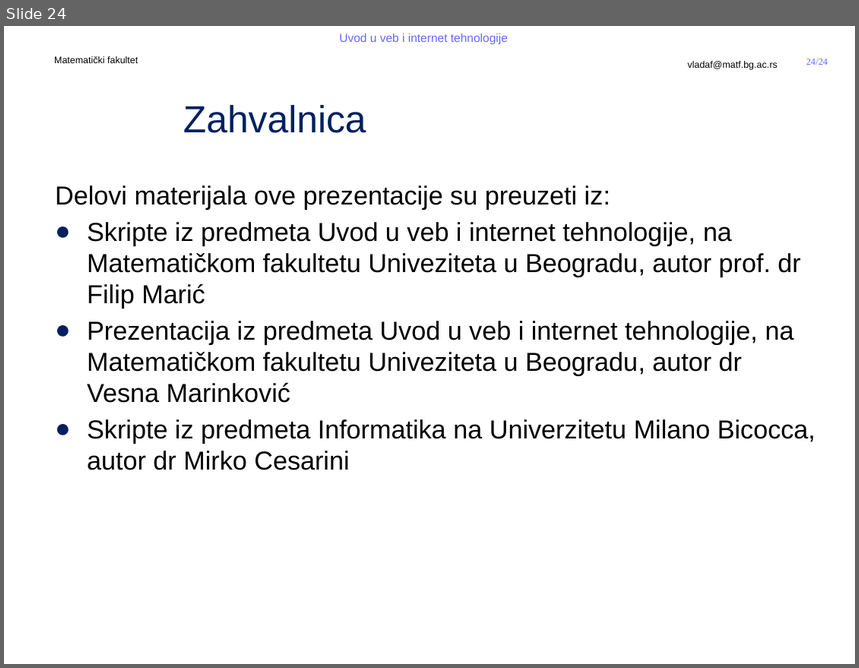
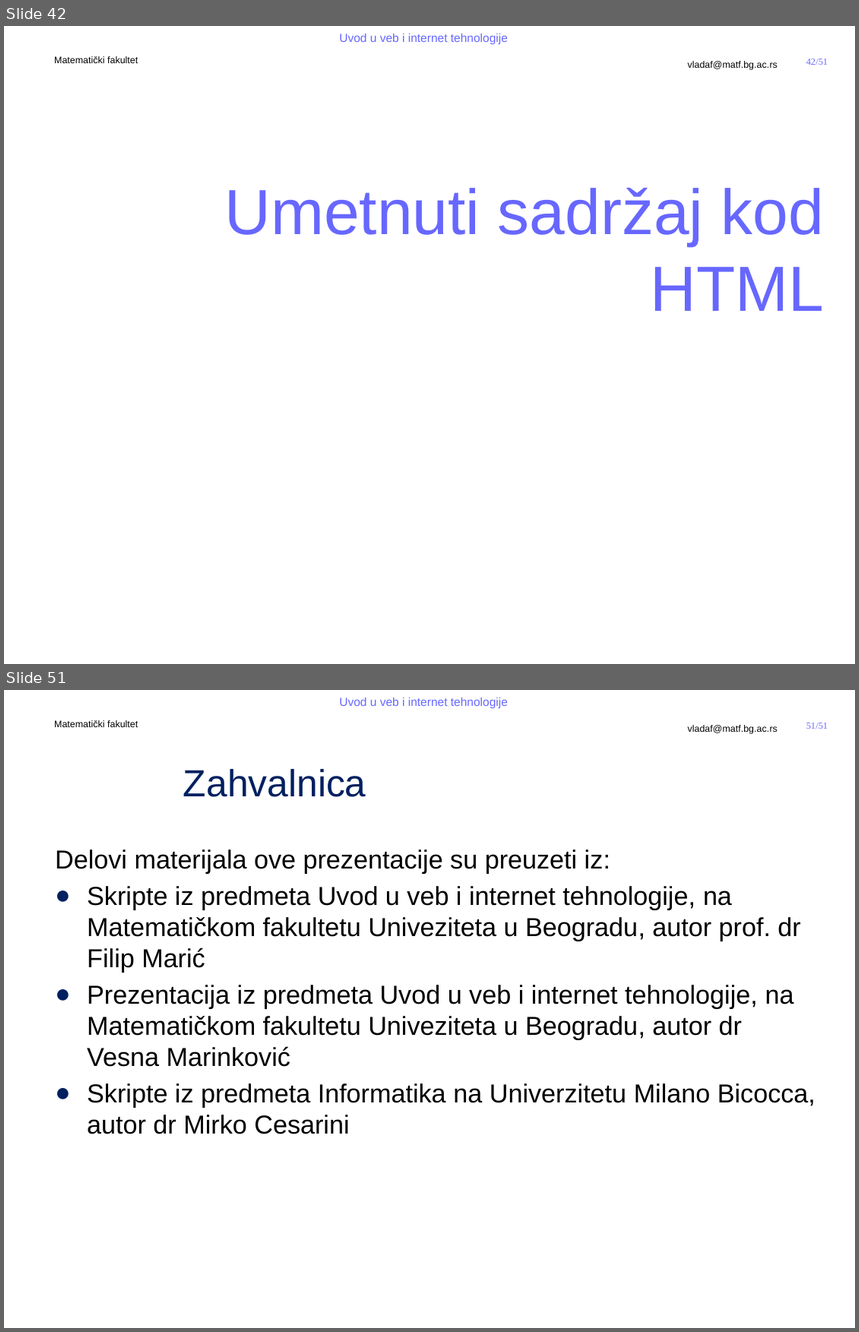
Before and after one commit to MatfUVIT/info, a slide deck: predavanja/prezentacije/UVIT03-01-HTML 5.pptx. Shown one above the other, each under a label of ours: slide 24 before the commit, slides 42 and 51 after it; the slides between them are not shown. The pictures are 859x668 and 859x1332 pixels, drawn with LibreOffice and Linux fonts; fonts in the diff are those of the drawing; background and template pictures are left out. Boxes give left, top, right and bottom in pixels: in the first picture for what was removed or moved away, otherwise in the second. Text is boxed around its words. In the diff, an @@ line names an element or a change of style, - is before the commit and + after.

```diff
--- a/predavanja/prezentacije/UVIT03-01-HTML 5.pptx
+++ b/predavanja/prezentacije/UVIT03-01-HTML 5.pptx
@@ slide 42 added at (4,26,855,664), background #FFFFFF; not listed: 5 template elements that a slide beside it also shows @@
@@ title added at (224,188,825,311), 54 pt, text #6767FF @@
+Umetnuti sadržaj kod HTML
@@ what was slide 24 is now slide 51 @@
@@ page number at (807,723,828,729): text changed @@
-24/24
+51/51
```
Also in this commit, not shown: 1 slide changed, 27 other slides added, 1 slide removed, 3 other files.
